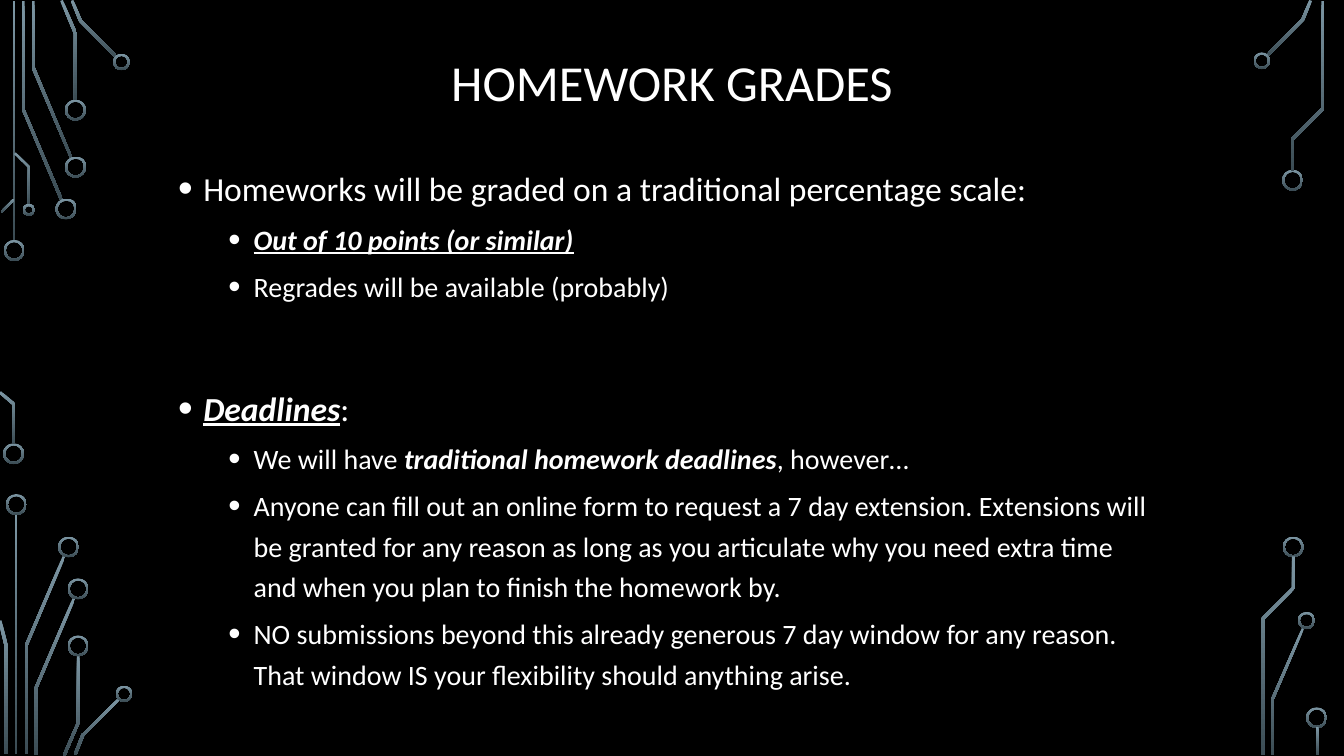
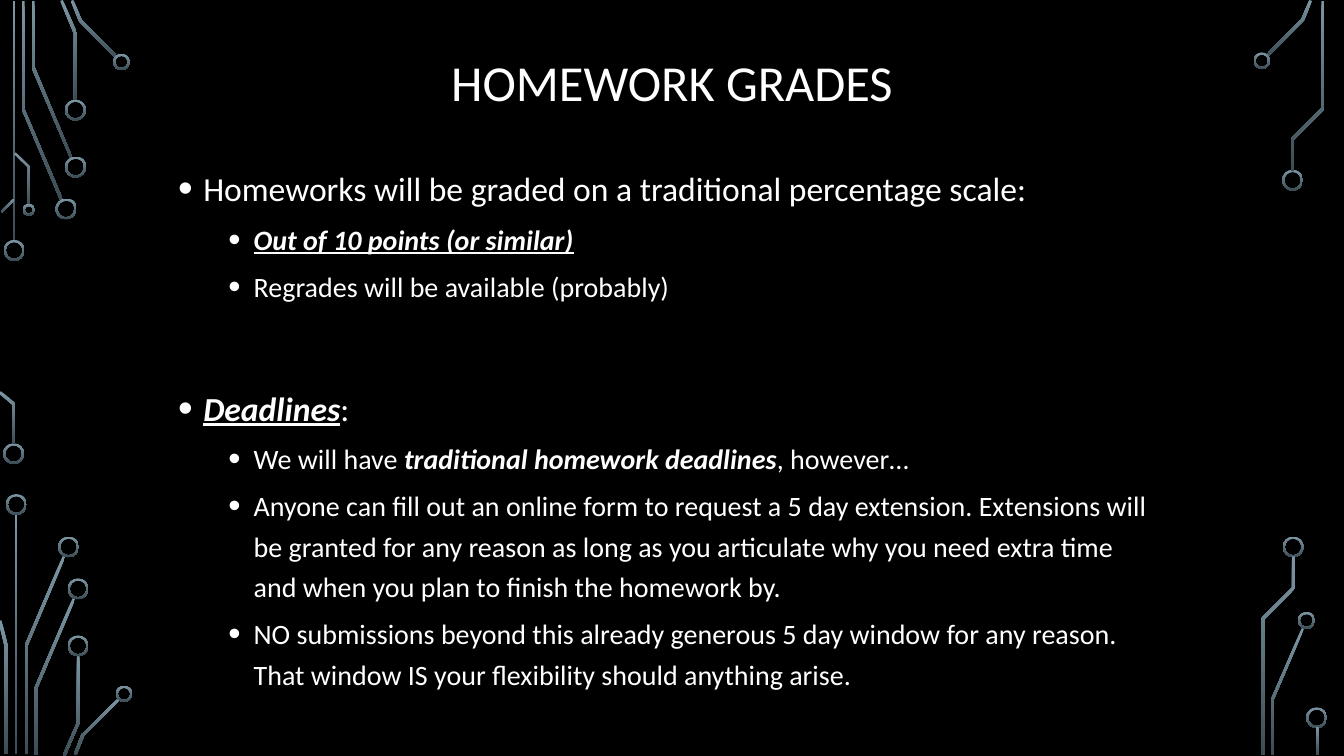
Before and after one commit to markfloryan/dmt2, a slide deck: slide 20 of slides/00-CourseIntroduction.pptx. Drawn at 1344x756 pixels with LibreOffice and Linux fonts; fonts in the diff are those of the drawing; background and template pictures are left out. Boxes give left, top, right and bottom in pixels: in the first picture for what was removed or moved away, otherwise in the second. Text is boxed around its words. In the diff, an @@ line names an element or a change of style, - is before the commit and + after.

```diff
--- a/slides/00-CourseIntroduction.pptx
+++ b/slides/00-CourseIntroduction.pptx
@@ text at <box>254,496,1146,690</box>: text changed @@
-  • Anyone can fill out an online form to request a 7 day extension. Extensions will be granted for any reason as long as you articulate why you need extra time and when you plan to finish the homework by.
-  • NO submissions beyond this already generous 7 day window for any reason. That window IS your flexibility should anything arise.
+  • Anyone can fill out an online form to request a 5 day extension. Extensions will be granted for any reason as long as you articulate why you need extra time and when you plan to finish the homework by.
+  • NO submissions beyond this already generous 5 day window for any reason. That window IS your flexibility should anything arise.
```
Also in this commit, not shown: 1 other slide changed, 2 other files.
